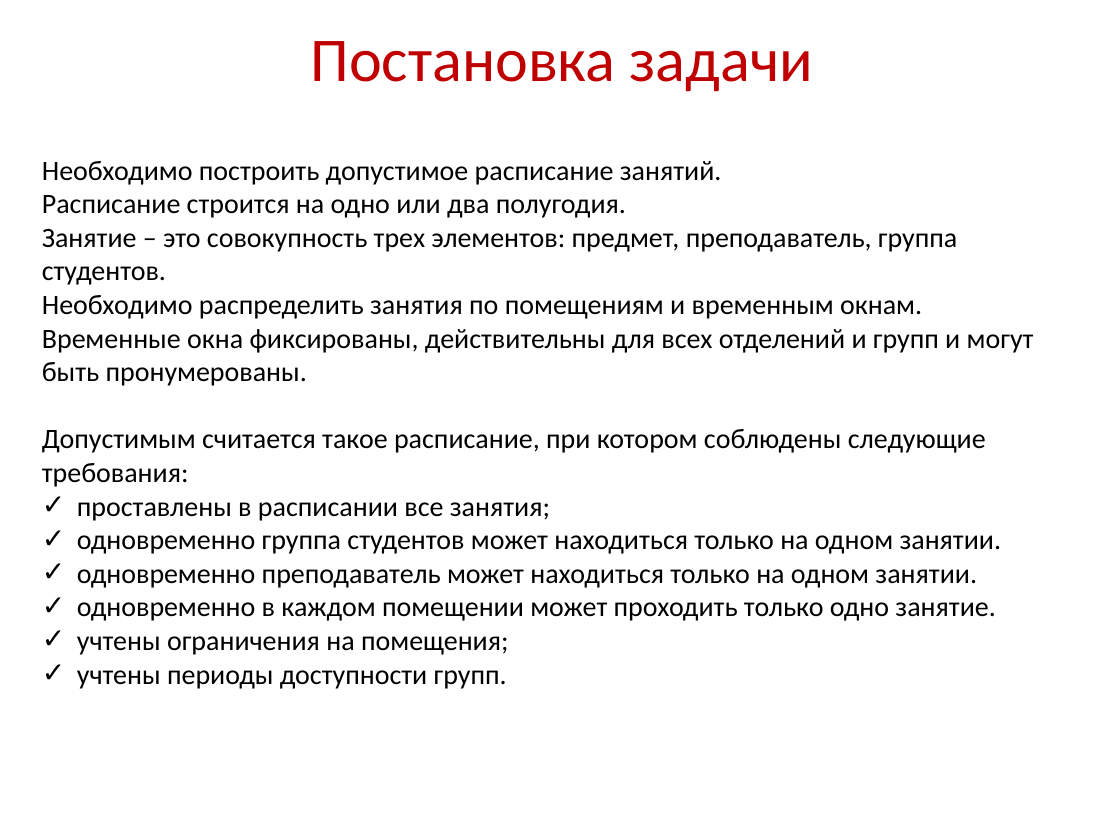
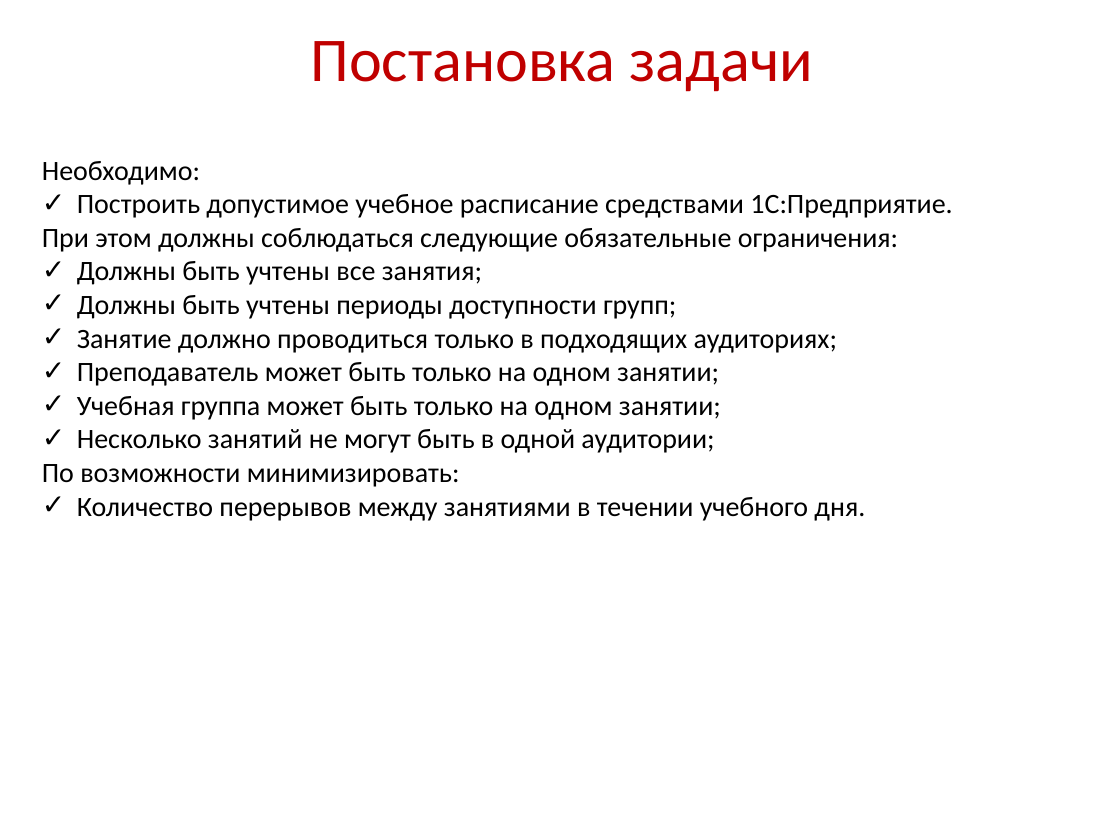
Before and after one commit to rasmushippy/dip, a slide deck: slide 3 of диплом/Презентация к диплому.pptx (slide 10 before the commit). Drawn at 1120x840 pixels with LibreOffice and Linux fonts; fonts in the diff are those of the drawing; background and template pictures are left out. Boxes give left, top, right and bottom in pixels: in the first picture for what was removed or moved away, otherwise in the second. Text is boxed around its words. In the diff, an @@ line names an element or a change of style, - is before the commit and + after.

```diff
--- a/диплом/Презентация к диплому.pptx
+++ b/диплом/Презентация к диплому.pptx
@@ text at <box>42,161,952,521</box>: text changed @@
-Необходимо построить допустимое расписание занятий.
-Расписание строится на одно или два полугодия.
-Занятие – это совокупность трех элементов: предмет, преподаватель, группа студентов.
-Необходимо распределить занятия по помещениям и временным окнам.
-Временные окна фиксированы, действительны для всех отделений и групп и могут быть пронумерованы.
-Допустимым считается такое расписание, при котором соблюдены следующие требования:
-✓ проставлены в расписании все занятия;
-✓ одновременно группа студентов может находиться только на одном занятии.
-✓ одновременно преподаватель может находиться только на одном занятии.
-✓ одновременно в каждом помещении может проходить только одно занятие.
-✓ учтены ограничения на помещения;
-✓ учтены периоды доступности групп.
+Необходимо:
+✓ Построить допустимое учебное расписание средствами 1С:Предприятие.
+При этом должны соблюдаться следующие обязательные ограничения:
+✓ Должны быть учтены все занятия;
+✓ Должны быть учтены периоды доступности групп;
+✓ Занятие должно проводиться только в подходящих аудиториях;
+✓ Преподаватель может быть только на одном занятии;
+✓ Учебная группа может быть только на одном занятии;
+✓ Несколько занятий не могут быть в одной аудитории;
+По возможности минимизировать:
+✓ Количество перерывов между занятиями в течении учебного дня.
```
Also in this commit, not shown: 1 other slide changed, 5 slides added, 32 slides removed, 4 other files.
